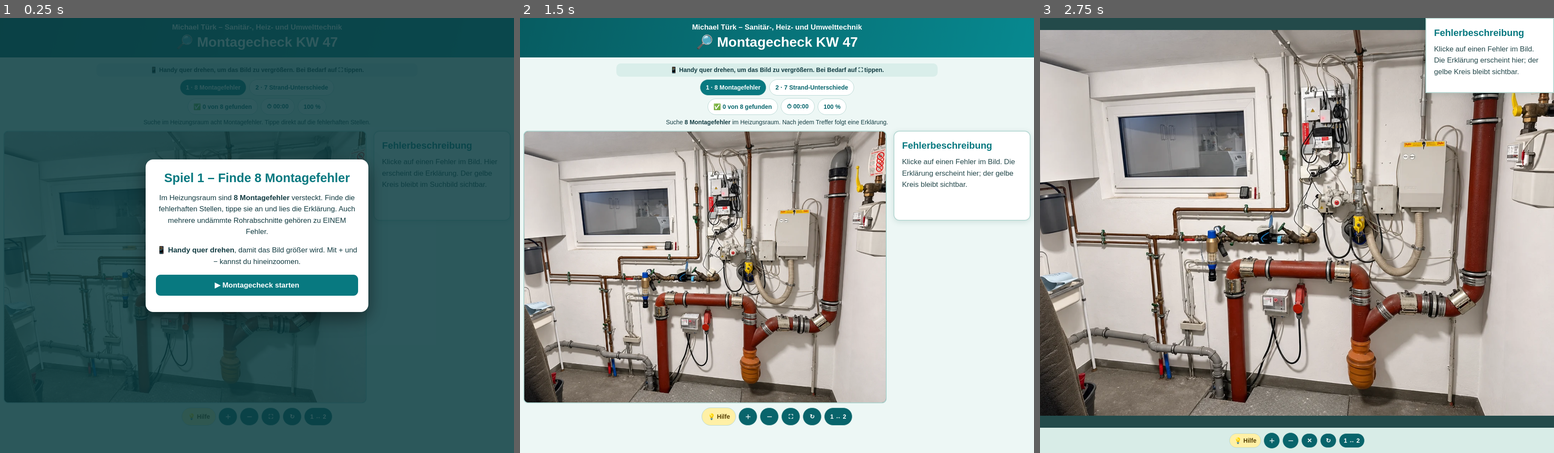
Above: before the commit, frames 1-3 (left to right).
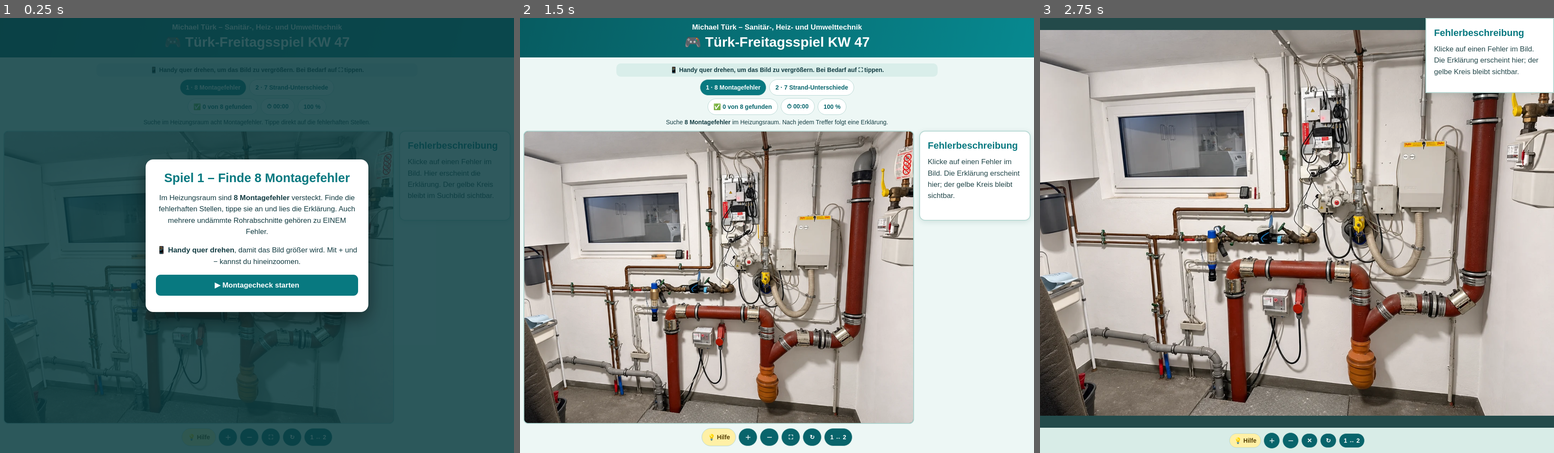
Above: after the commit, the same moments.

Repository: buerotuerk/Spiel-Fehlersuche
Game: browser game, page kw47.html
Two runs of this game, one before a commit and one after it. Both use one fixed random seed, a clock stepped at 60 frames per second and the inputs below.
Inputs:
- Up to frame 1 (0.25 s): no input
- Up to frame 2 (1.5 s): click "▶ Montagecheck starten" at 0.27 s; hold Left from 1.03 s (still down)
- Up to frame 3 (2.75 s): release Left at 1.6 s; hold Left 1.65-2.08 s; click "⛶" at 2.02 s; hold Left 2.13-2.7 s

The runs differ from the first frame. In frame 1, 3.9% of the frame differs, in the area x 0-97%, y 3-99%; in frame 2, 35%, in the area x 0-98%, y 3-99%; in frame 3, nothing differs.

Commit message:
Rename KW47 as Tuerk-Freitagsspiel, improve sharing preview, and enlarge desktop game area

Diff:
--- a/kw47.html
+++ b/kw47.html
@@ -1,16 +1,25 @@
 <!doctype html>
 <html lang="de"><head><meta charset="utf-8"><meta name="viewport" content="width=device-width, initial-scale=1, viewport-fit=cover">
-<meta name="theme-color" content="#087980"><title>Türk Montagecheck KW 47 – 8 Montagefehler & 7 Strand-Unterschiede</title>
-<meta name="description" content="Türk Montagecheck KW 47: Finde 8 Montagefehler im Heizungsraum und danach 7 Unterschiede am Brickman-Strand.">
-<meta property="og:title" content="🔎 Türk-Montagecheck – 8 Montagefehler und 7 Strand-Unterschiede">
-<meta property="og:description" content="Zwei Suchspiele hintereinander: Erst den Heizungsraum prüfen, dann sieben Unterschiede am Strand finden.">
+<meta name="theme-color" content="#087980"><title>Türk-Freitagsspiel KW 47 – 8 Montagefehler und 7 Strand-Unterschiede</title>
+<meta name="description" content="Türk-Freitagsspiel KW 47: Finde 8 Montagefehler im Heizungsraum und danach 7 Unterschiede am Brickman-Strand.">
+<meta property="og:title" content="🎮 Türk-Freitagsspiel – Jetzt mitspielen!">
+<meta property="og:description" content="Finde 8 Montagefehler im Heizungsraum und 7 Unterschiede am Brickman-Strand. Jetzt spielen!">
 <meta property="og:image" content="https://buerotuerk.github.io/Spiel-Fehlersuche/kw47-strand-a.webp">
 <meta property="og:type" content="website">
+<meta property="og:locale" content="de_DE">
+<meta property="og:site_name" content="Türk-Freitagsspiel">
+<meta property="og:url" content="https://buerotuerk.github.io/Spiel-Fehlersuche/kw47.html">
+<meta property="og:image:type" content="image/webp">
+<meta property="og:image:alt" content="Brickman-Strand mit Türk-, Viega- und Geberit-Figuren">
+<meta name="twitter:card" content="summary_large_image">
+<meta name="twitter:title" content="🎮 Türk-Freitagsspiel – Jetzt mitspielen!">
+<meta name="twitter:description" content="8 Montagefehler und 7 Strand-Unterschiede finden">
+<meta name="twitter:image" content="https://buerotuerk.github.io/Spiel-Fehlersuche/kw47-strand-a.webp">
 <style>
 *{box-sizing:border-box}html,body{margin:0;min-height:100%;font-family:Arial,Helvetica,sans-serif;background:#edf7f5;color:#133c42}
 header{background:linear-gradient(110deg,#075c61,#078990);color:#fff;text-align:center;padding:12px}
 header b{font-size:clamp(13px,2vw,17px)}header h1{margin:5px 0;font-size:clamp(21px,3.4vw,32px)}
-main{max-width:1550px;margin:auto;padding:8px}
+main{max-width:1900px;margin:auto;padding:8px}
 .bar{display:flex;align-items:center;justify-content:center;gap:7px;flex-wrap:wrap;margin:6px auto}
 button,.pill{border:1px solid #b6d7d3;background:white;color:#07666d;padding:10px 13px;border-radius:22px;font-size:14px;font-weight:750;cursor:pointer;touch-action:manipulation}
 button.active{background:#087980;color:#fff}button:focus-visible{outline:3px solid #e7bc29}button:disabled{opacity:.5}
@@ -30,7 +39,7 @@
 #tools{display:flex;justify-content:center;gap:6px;flex-wrap:wrap;margin:9px auto}
 #tools button{background:#08646b;color:white;min-width:44px}
 #tools #hint{background:#fff0a6;color:#543e00}
-#gamearea{display:grid;grid-template-columns:minmax(0,1fr) 320px;align-items:start;gap:16px;margin:10px auto;max-width:1500px}
+#gamearea{display:grid;grid-template-columns:minmax(0,1fr) 260px;align-items:start;gap:12px;margin:10px auto;max-width:1850px;width:100%}
 #gamearea #board{min-width:0}
 #infopanel{background:white;border:2px solid #b9d9d4;border-radius:14px;padding:20px 18px;box-shadow:0 3px 14px #114f4822;min-height:210px;align-self:start}
 #infopanel h2{margin:0 0 12px;color:#087980;font-size:22px}
@@ -63,7 +72,7 @@
 @media(max-width:650px){header{padding:7px}header h1{font-size:20px}header b{font-size:12px}#instruction{font-size:12px}#rotate{font-size:12px}.bar button,.pill{font-size:12px;padding:8px}#tools button{font-size:12px;min-width:34px;padding:9px}}
 </style></head>
 <body>
-<header><b>Michael Türk – Sanitär-, Heiz- und Umwelttechnik</b><h1>🔎 Montagecheck KW 47</h1></header>
+<header><b>Michael Türk – Sanitär-, Heiz- und Umwelttechnik</b><h1>🎮 Türk-Freitagsspiel KW 47</h1></header>
 <main><div id="rotate">📱 Handy quer drehen, um das Bild zu vergrößern. Bei Bedarf auf ⛶ tippen.</div>
 <div class="bar"><button id="choose1" class="active">1 · 8 Montagefehler</button><button id="choose2">2 · 7 Strand-Unterschiede</button></div>
 <div class="bar"><span id="count" class="pill">✅ 0 von 8 gefunden</span><span id="clock" class="pill">⏱ 00:00</span><span id="zoomlabel" class="pill">100 %</span></div>
@@ -119,7 +128,7 @@
 function paint(){bound();vp.style.transform='translate('+dx+'px,'+dy+'px) scale('+zoom+')';$('zoomlabel').textContent=Math.round(zoom*100)+' %'}
 function zoomTo(value,x=imageDims().w/2,y=imageDims().h/2){const z=Math.max(1,Math.min(8,value)),ix=(x-dx)/zoom,iy=(y-dy)/zoom;zoom=z;dx=x-ix*z;dy=y-iy*z;paint()}
 function resetZoom(){zoom=1;dx=dy=0;paint()}
-function fitBoard(){if(immersive)return;const area=board.par …(106 unchanged characters)… entWidth-(single?0:sidebar.offsetWidth+16),maxHeight=Math.max(200,innerHeight*.72),ratio=game===0?4/3:8/3;board.style.wid …(95 unchanged characters)…
+function fitBoard(){if(immersive)return;const area=board.par …(106 unchanged characters)… entWidth-(single?0:sidebar.offsetWidth+12),maxHeight=Math.max(200,innerHeight*.93),ratio=game===0?4/3:8/3;board.style.wid …(95 unchanged characters)…
 function clearHint(){if(hint){hint.remove();hint=null}}
 function makeMark(part,which,hinting=false){const [x,y,rx,ry]=part,el=document.createElement('span');el.className='mark …(214 unchanged characters)…
 function announce(text){$('note').textContent=text}
